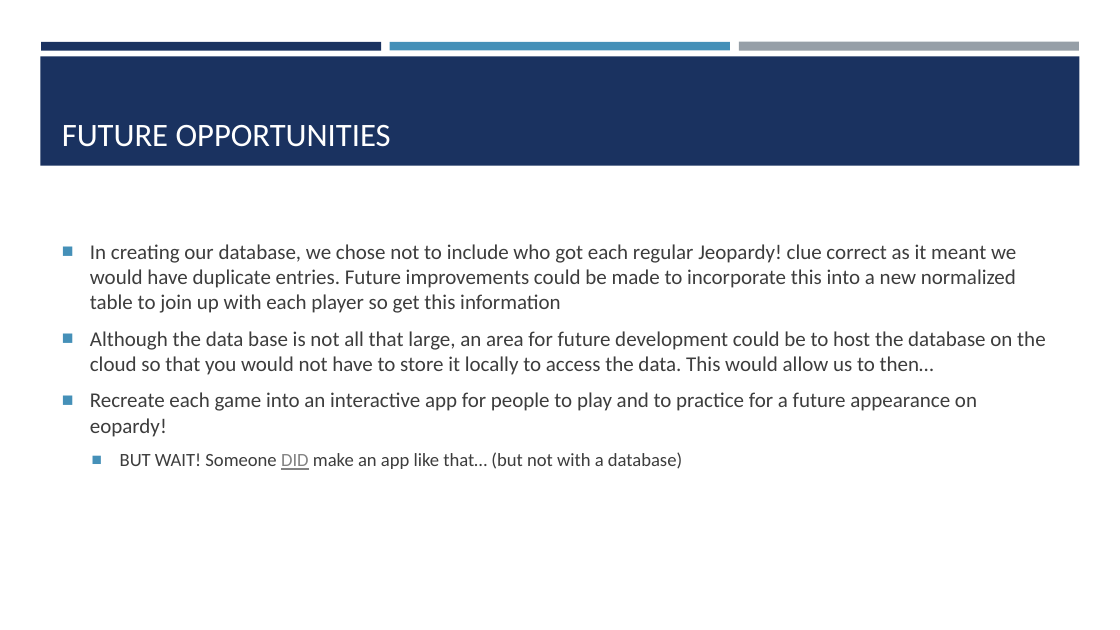
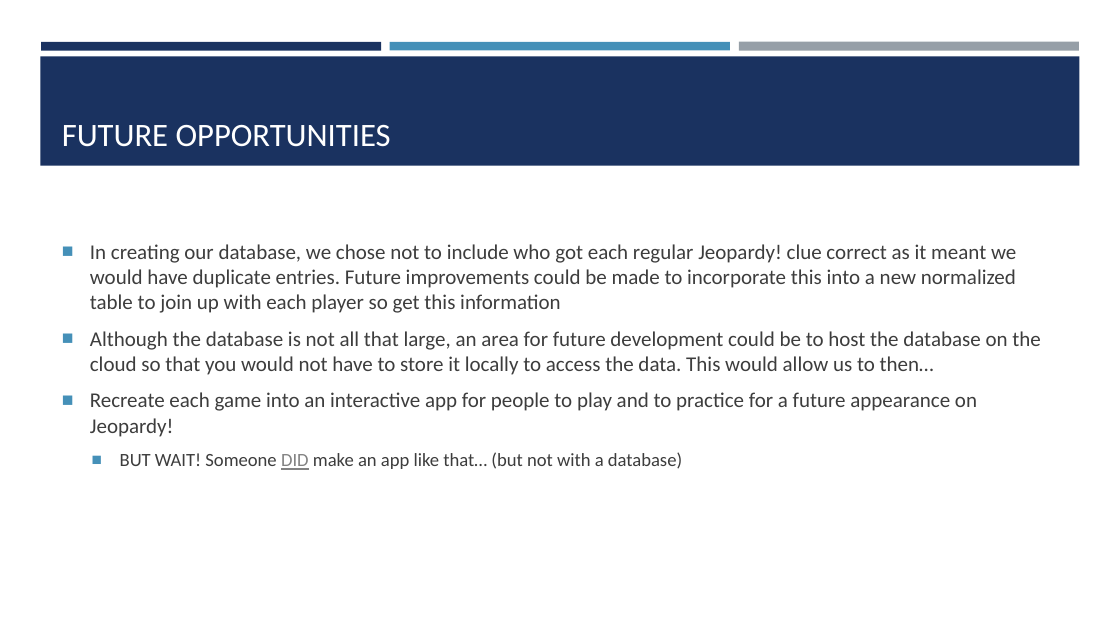
Before and after one commit to mattfarrow1/7330-term-project, a slide deck: slide 17 of docs/Analyzing_Jeopardy_Data.pptx. Drawn at 1120x630 pixels with LibreOffice and Linux fonts; fonts in the diff are those of the drawing. Boxes give left, top, right and bottom in pixels: in the first picture for what was removed or moved away, otherwise in the second. Text is boxed around its words. In the diff, an @@ line names an element or a change of style, - is before the commit and + after.

```diff
--- a/docs/Analyzing_Jeopardy_Data.pptx
+++ b/docs/Analyzing_Jeopardy_Data.pptx
@@ text at (90, 331, 1040, 437): text changed @@
-■ Although the data base is not all that large, an area for future development could be to host the database on the cloud so that you would not have to store it locally to access the data. This would allow us to then…
-■ Recreate each game into an interactive app for people to play and to practice for a future appearance on eopardy!
+■ Although the database is not all that large, an area for future development could be to host the database on the cloud so that you would not have to store it locally to access the data. This would allow us to then…
+■ Recreate each game into an interactive app for people to play and to practice for a future appearance on Jeopardy!
```
Also in this commit, not shown: 2 other slides changed.
